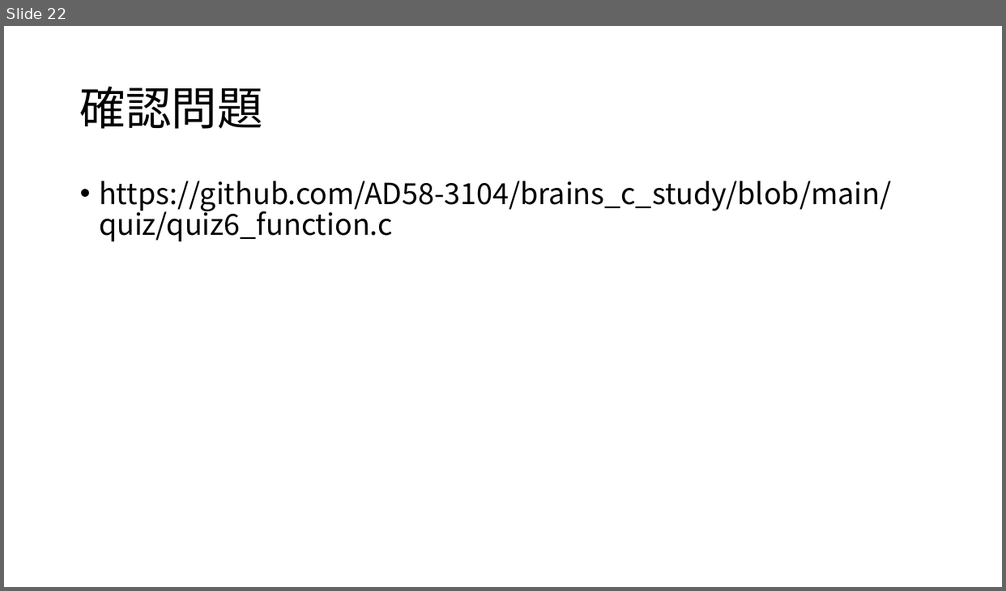
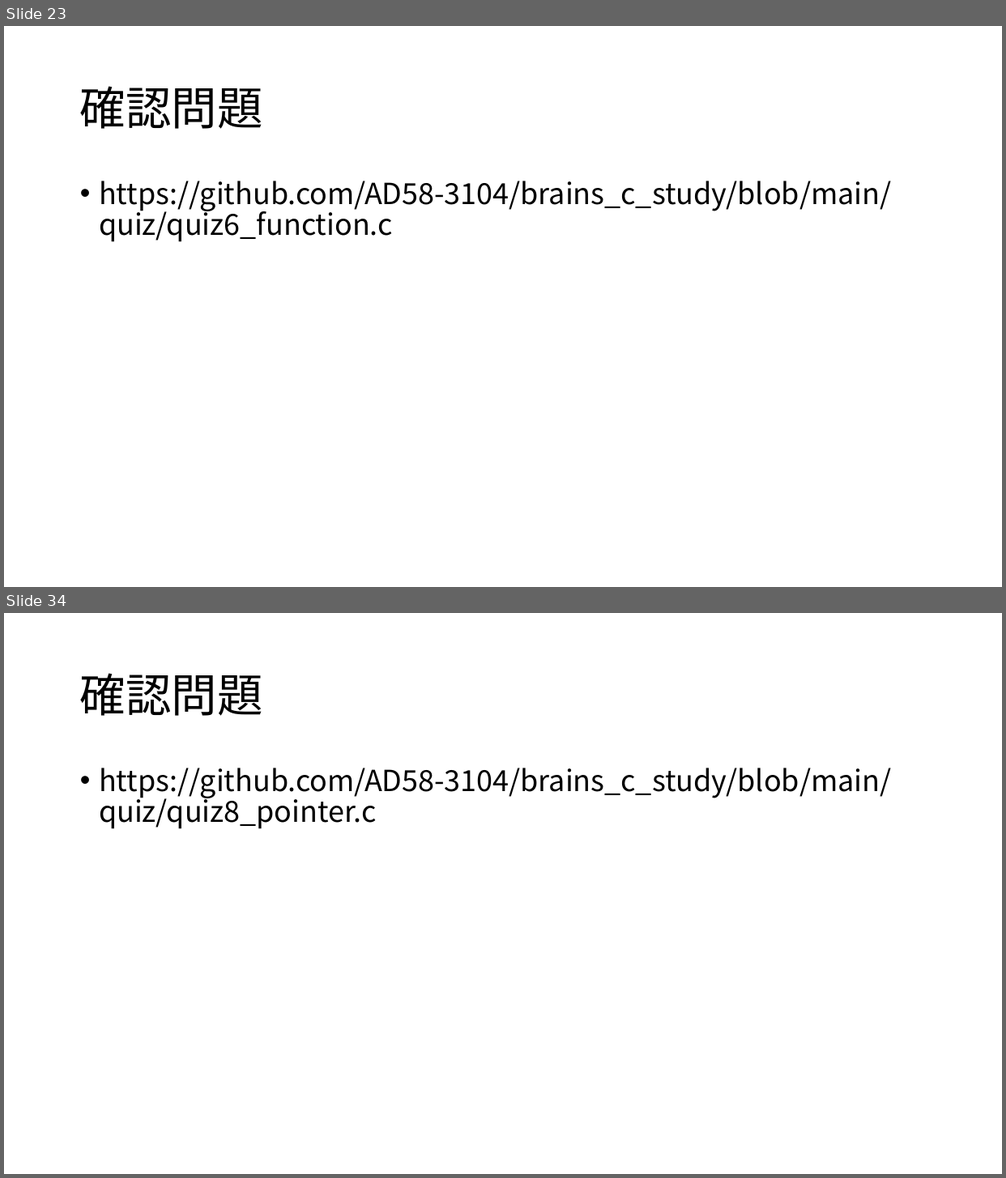
Before and after one commit to AD58-3104/brains_c_study, a slide deck: document/C言語勉強会.pptx. Shown one above the other, each under a label of ours: slide 22 before the commit, slides 23 and 34 after it; the slides between them are not shown. The pictures are 1006x591 and 1006x1178 pixels, drawn with LibreOffice and Linux fonts; fonts in the diff are those of the drawing. Boxes give left, top, right and bottom in pixels: in the first picture for what was removed or moved away, otherwise in the second. Text is boxed around its words. In the diff, an @@ line names an element or a change of style, - is before the commit and + after.

```diff
--- a/document/C言語勉強会.pptx
+++ b/document/C言語勉強会.pptx
@@ slide 34 added at (4,613,1002,1174), background #FFFFFF @@
@@ title added at (80,673,263,716), 44 pt, text #000000 @@
+確認問題
@@ text added at (99,768,891,829), 28 pt, text #000000 @@
+• https://github.com/AD58-3104/brains_c_study/blob/main/quiz/quiz8_pointer.c
@@ what was slide 22 is now slide 23 @@
```
Also in this commit, not shown: 3 slides changed, 11 other slides added.
